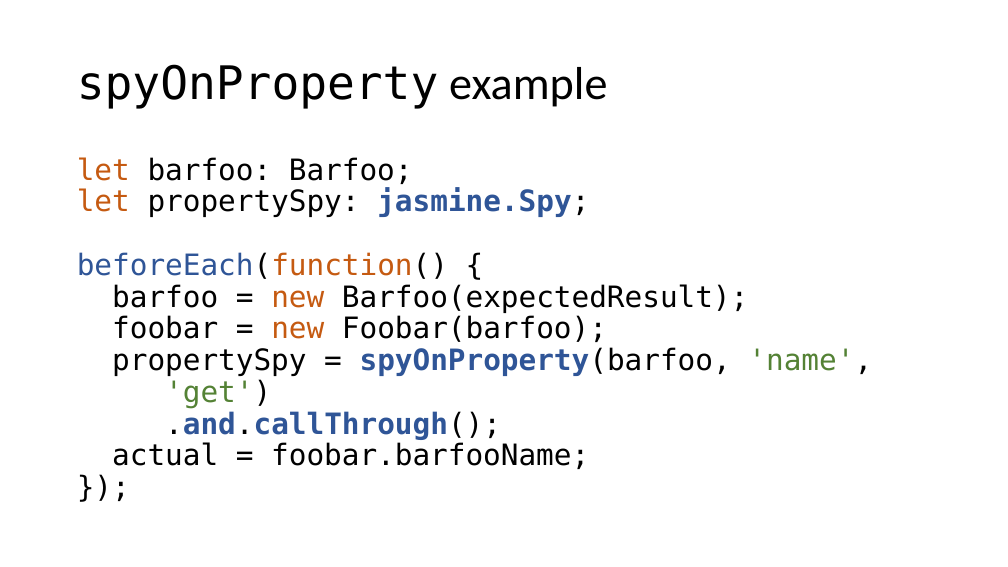
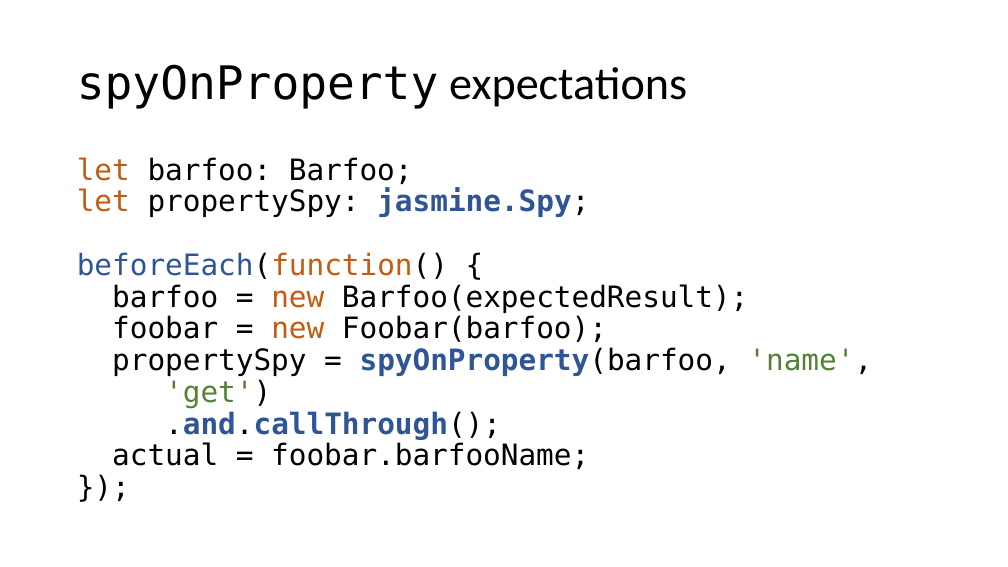
Before and after one commit to cebartling/test-driven, a slide deck: slide 20 of presentations/Introduction to Jasmine Framework.pptx. Drawn at 1008x567 pixels with LibreOffice and Linux fonts; fonts in the diff are those of the drawing. Boxes give left, top, right and bottom in pixels: in the first picture for what was removed or moved away, otherwise in the second. Text is boxed around its words. In the diff, an @@ line names an element or a change of style, - is before the commit and + after.

```diff
--- a/presentations/Introduction to Jasmine Framework.pptx
+++ b/presentations/Introduction to Jasmine Framework.pptx
@@ title at (77, 64, 687, 109): text changed @@
-spyOnProperty example
+spyOnProperty expectations
```
Also in this commit, not shown: 5 other slides changed, 2 slides added.
